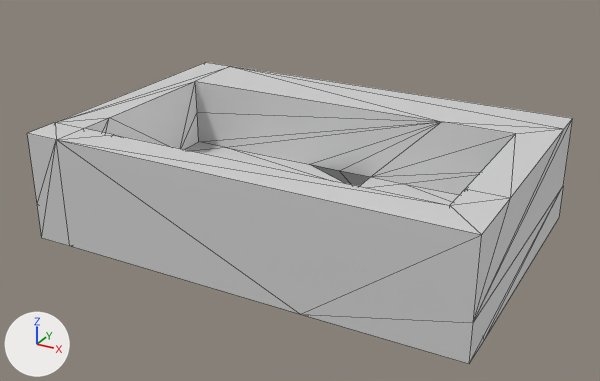
The glTF model Assets/Chaps/All/Inters/HandBasin/HandBasin.gltf: old version first, new version second.
The view is the same before and after, from a 50 mm lens placed at (15.86, -14.31, 10.24), pointed at (6.08, 3.47, 1.35). The lights are fixed; the arrows at lower left show +X, +Y and +Z. The first picture is the older version. Mesh edges are drawn as thin lines. Where no turn or scale is listed for an object, it has been applied to the vertices.

In view in the first picture: 'unnamed'.
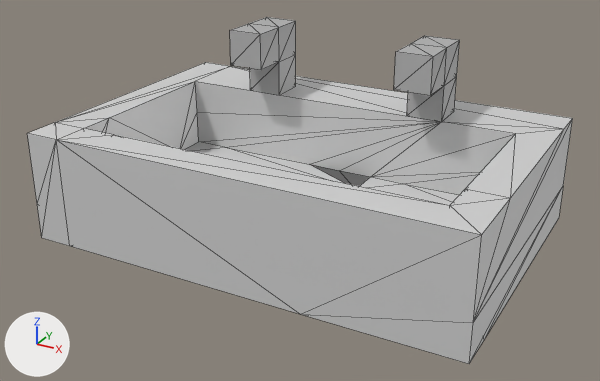
The change, as a diff of the scene's bpy script:
```diff
--- a/Assets/Chaps/All/Inters/HandBasin/HandBasin.gltf.py
+++ b/Assets/Chaps/All/Inters/HandBasin/HandBasin.gltf.py
@@ mat_material_002 @@
+mat_material_002 = bpy.data.materials.new('Material.002')
+mat_material_002.use_nodes = True; mat_material_002.node_tree.nodes.clear()
+_N = mat_material_002.node_tree.nodes; _L = mat_material_002.node_tree.links
+n0 = _N.new('ShaderNodeBsdfPrincipled'); n0.name = 'Principled BSDF'
+n0.inputs[1].default_value = 0.2  # 'Metallic'
+n1 = _N.new('ShaderNodeOutputMaterial'); n1.name = 'Material Output'
+n2 = _N.new('ShaderNodeVertexColor'); n2.name = 'Color Attribute'
+_L.new(n0.outputs[0], n1.inputs[0])  # 'BSDF' to 'Surface'
+_L.new(n2.outputs[0], n0.inputs[0])  # 'Color' to 'Base Color'
@@ me_mesh_1 @@
+me_mesh_1.from_pydata(...)  # 32 vertices, 56 faces; spans x 3.0..9.0, y 5.0..7.0, z 3.0..5.0
+me_mesh_1.materials.append(mat_material_002)
@@ ob_tap @@
+ob_tap = bpy.data.objects.new('tap', me_mesh_1)
+ob_tap.location = (0.0, 0.0, 0.0)
```

What differs and where, as boxes [x1, y1, x2, y2] in the pictures (600 x 381 px):
'tap', added
    after: [230, 17, 460, 122]
